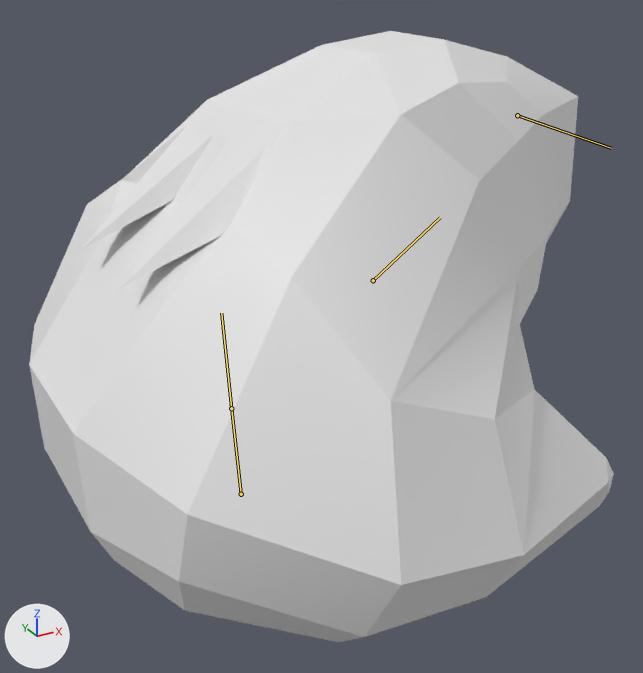
What one commit did to the FBX model Assets/Prefabs/Mobs/fbx_files/Slime/Mobs_Slime_Hit.fbx.
Camera for both pictures: a 50 mm camera at (-0.511, -1.145, 0.615) aimed at (0.14, 0.037, 0.024). Arrows for +X, +Y and +Z are at lower left; the lights stay in place. Both versions are drawn at frame 13 of the action 'Mobs_Slime_Hit'; the numbers are the values there. The bones that bend it are drawn over the model as lines.
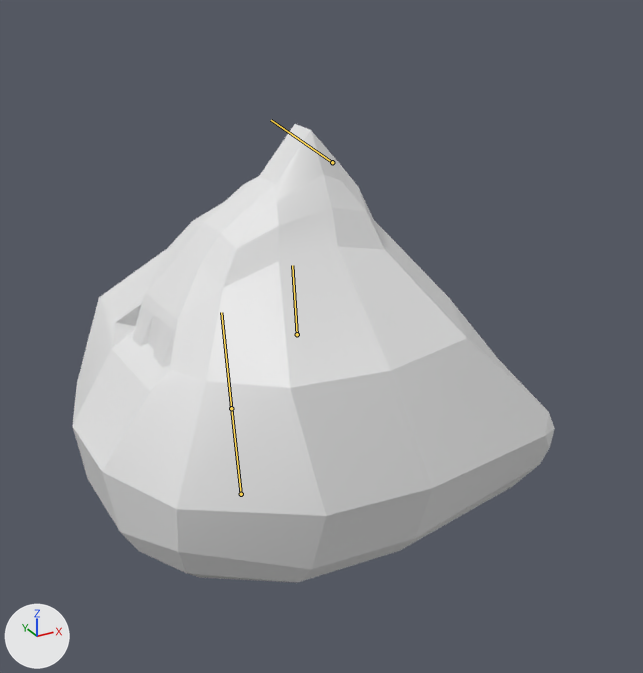
Boxes (x1, y1, x2, y2) around the edits, measured in the pictures (643 x 673 px):
'Cube.015', posed (17% narrower, 25% shorter)
    before: (29, 31, 614, 642)
    after: (72, 124, 555, 583)
bone 'Bone.002', root to tip
    before: (231, 408) to (221, 313)
    after: (231, 408) to (221, 312)
bone 'Bone.001', root to tip
    before: (373, 280) to (440, 217)
    after: (297, 334) to (292, 265)

The change, as a diff of the scene's bpy script:
```diff
--- a/Assets/Prefabs/Mobs/fbx_files/Slime/Mobs_Slime_Hit.fbx.py
+++ b/Assets/Prefabs/Mobs/fbx_files/Slime/Mobs_Slime_Hit.fbx.py
@@ bone_bone_002 @@
 bone_bone_002 = bpy.data.objects['Armature'].pose.bones['Bone.002']  # child of 'Bone'
-bone_bone_002.scale = (0.92, 1.01, 1.28)
+bone_bone_002.scale = (0.78, 1.01, 0.83)
@@ bone_bone_001 @@
 bone_bone_001 = bpy.data.objects['Armature'].pose.bones['Bone.001']  # child of 'Bone.002'
-bone_bone_001.location = (0.304, -0.012, 0.0)
-bone_bone_001.rotation_quaternion = (0.863, 0.0, -0.005, -0.505)  # degrees (0, 0, -61)
-bone_bone_001.scale = (1.0, 1.0, 0.52)
+bone_bone_001.location = (0.165, -0.073, 0.001)
+bone_bone_001.rotation_quaternion = (1.0, 0.0, 0.0, 0.0)  # degrees (0, 0, 0)
+bone_bone_001.scale = (0.54, 0.71, 0.33)
```
